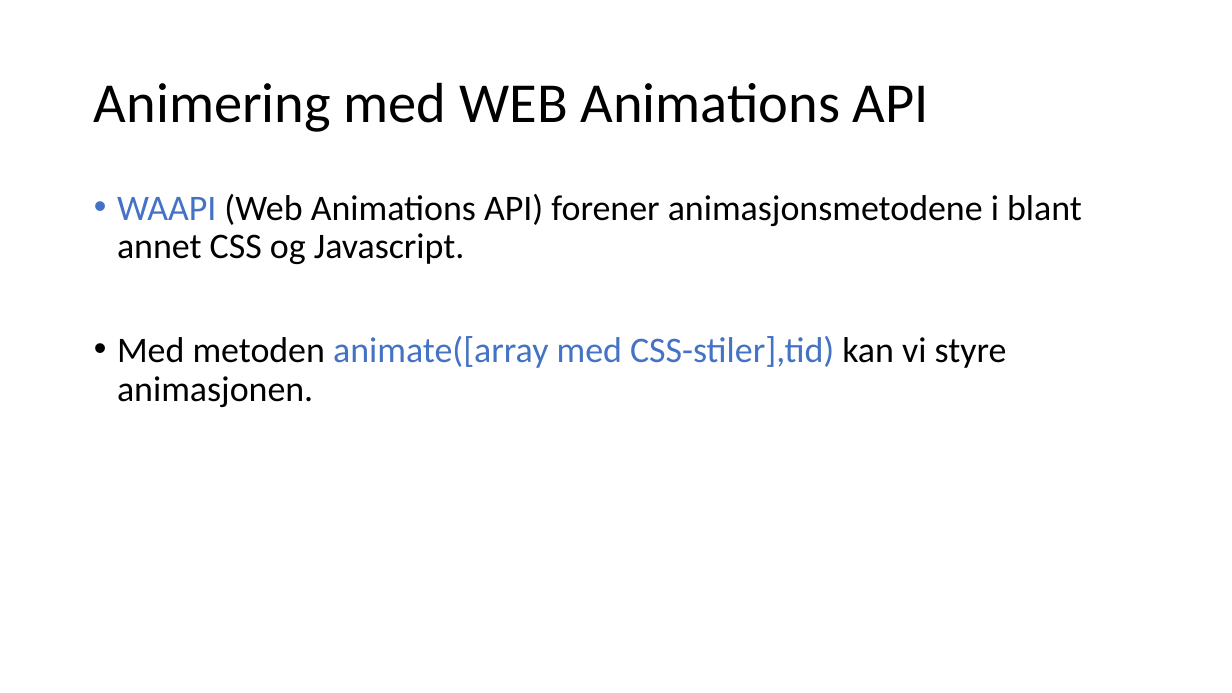
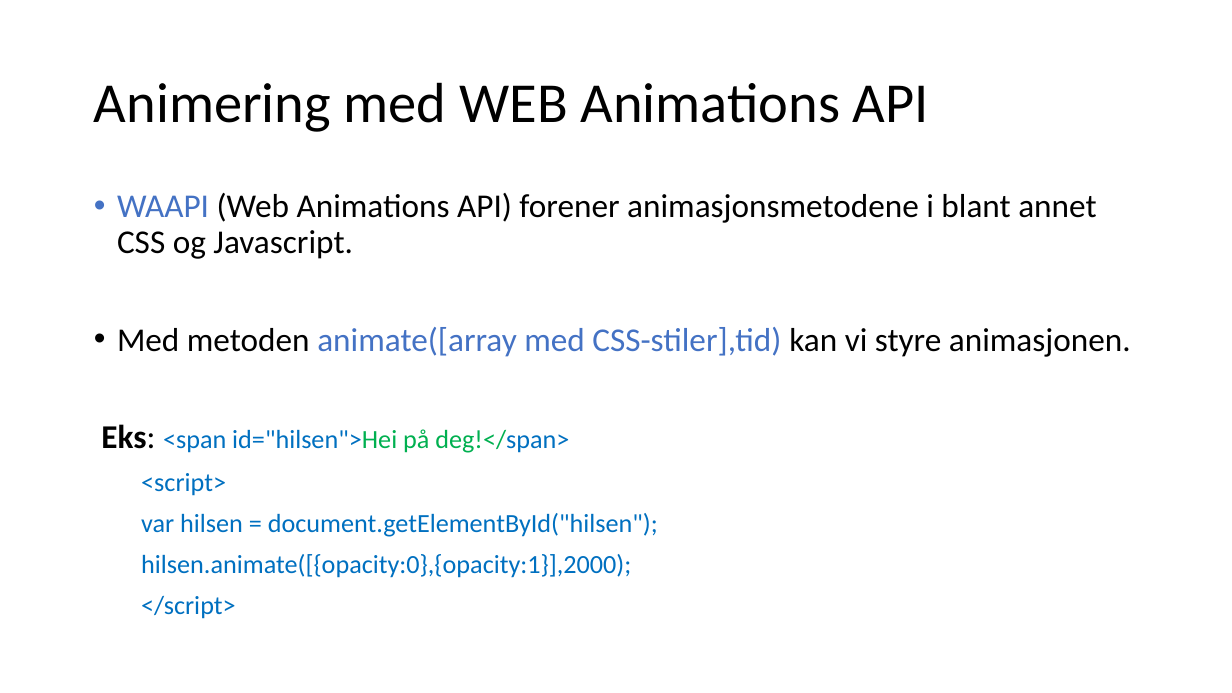
Before and after one commit to AizanM/IT2, a slide deck: slide 17 of Uke 5/Uke5-Presentasjon.pptx. Drawn at 1232x693 pixels with LibreOffice and Linux fonts; fonts in the diff are those of the drawing. Boxes give left, top, right and bottom in pixels: in the first picture for what was removed or moved away, otherwise in the second. Text is boxed around its words. In the diff, an @@ line names an element or a change of style, - is before the commit and + after.

```diff
--- a/Uke 5/Uke5-Presentasjon.pptx
+++ b/Uke 5/Uke5-Presentasjon.pptx
@@ text at [117,193,1131,357]: size 28 to 25.9 pt in "WAAPI (Web Animations API) forener animasjonsmetodene i ...", "Med metoden animate([array med CSS-stiler],tid) kan vi ..." @@
@@ text at [101,424,658,619]: paragraphs added @@
+Eks: <span id="hilsen">Hei på deg!</span>
+<script>
+var hilsen = document.getElementById("hilsen");
+hilsen.animate([{opacity:0},{opacity:1}],2000);
+</script>
```
Also in this commit, not shown: 1 other slide changed, 1 other file.
